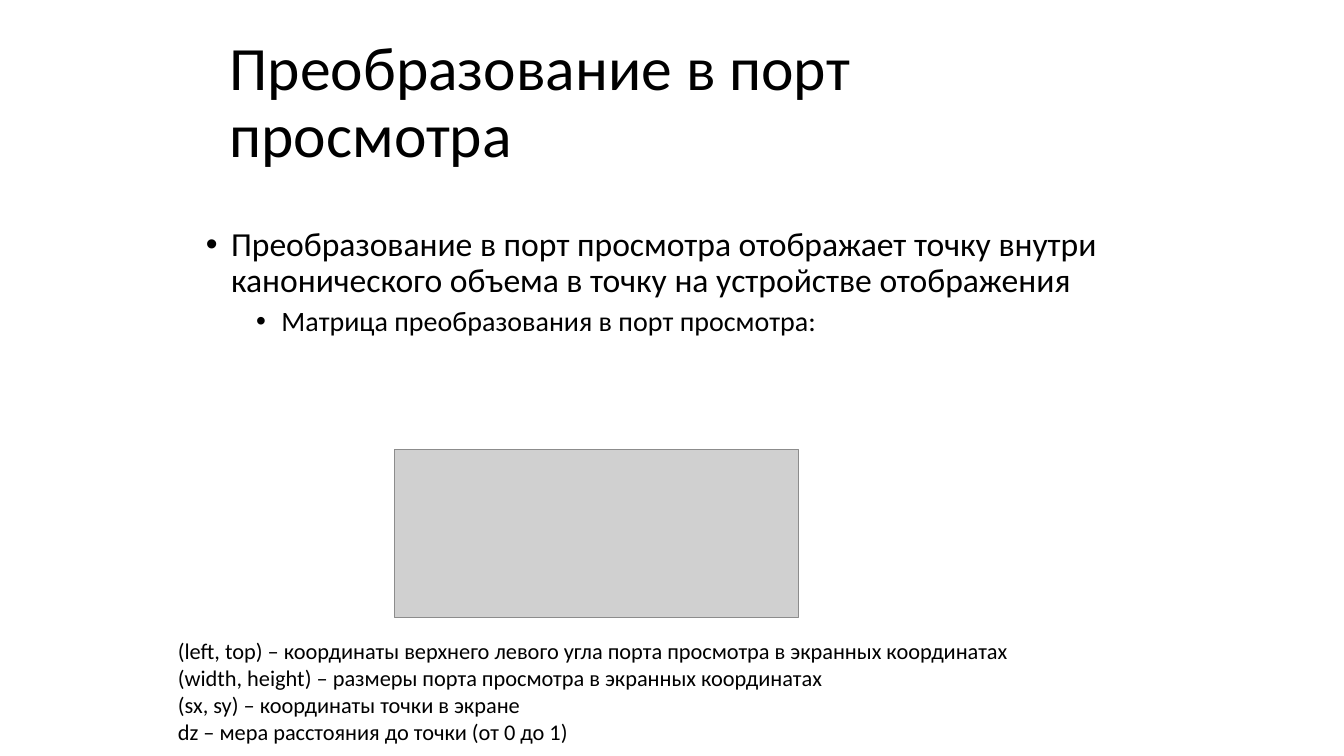
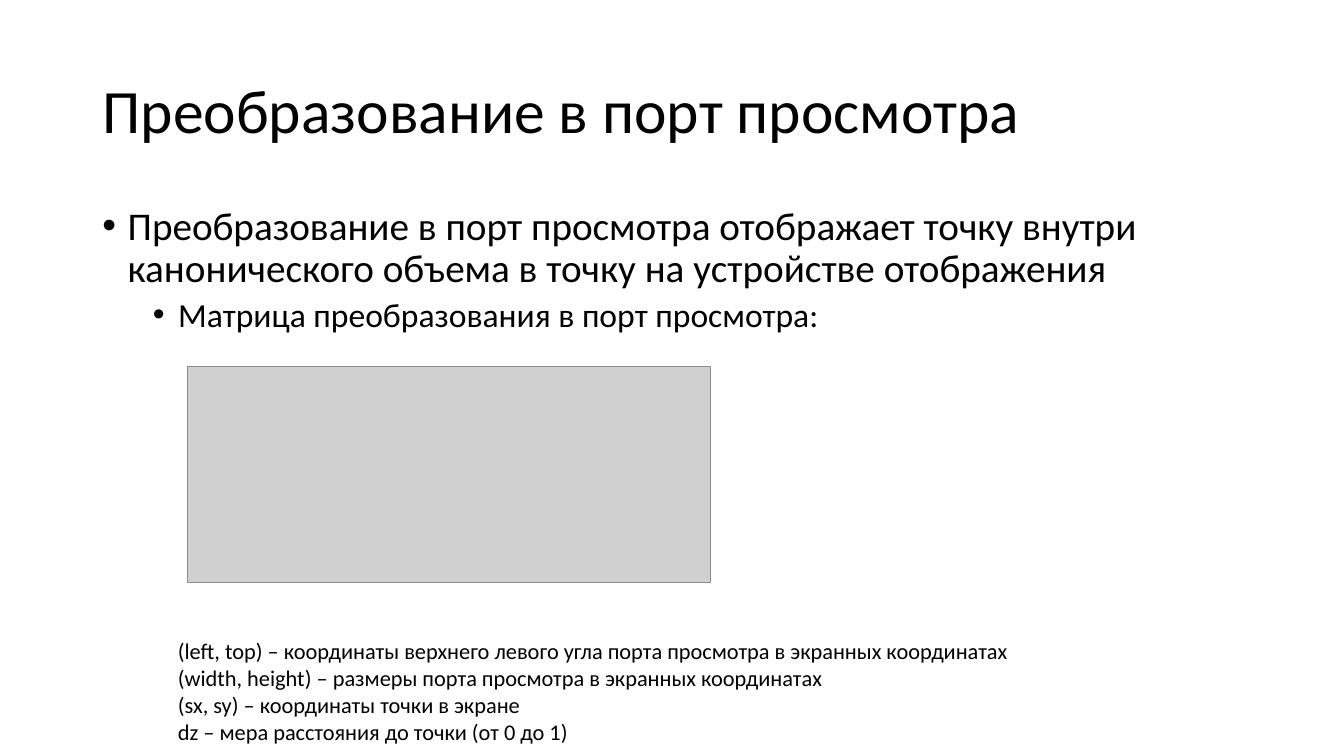
Before and after one commit to alexey-malov/cg-course, a slide deck: slide 159 of lectures/03 - Векторный анализ, трансформации и матрицы.pptx (slide 157 before the commit). Drawn at 1344x756 pixels with LibreOffice and Linux fonts; fonts in the diff are those of the drawing; grey boxes stand for pictures. Boxes give left, top, right and bottom in pixels: in the first picture for what was removed or moved away, otherwise in the second. Text is boxed around its words. In the diff, an @@ line names an element or a change of style, - is before the commit and + after.

```diff
--- a/lectures/03 - Векторный анализ, трансформации и матрицы.pptx
+++ b/lectures/03 - Векторный анализ, трансформации и матрицы.pptx
@@ title "Преобразование в порт просмотра" rewrapped from bbox=[230, 48, 850, 167] to bbox=[102, 91, 1019, 143] @@
@@ text "Преобразование в порт просмотра отображает ...": place and size @@
-text "Преобразование в порт просмотра отображает ..." at bbox=[231, 233, 1097, 336]
+text "Преобразование в порт просмотра отображает ..." at bbox=[128, 213, 1136, 333]
@@ text "Преобразование в порт просмотра отображает ..." at bbox=[128, 213, 1136, 333]: size 24 to 28 pt in "Преобразование в порт просмотра отображает точку внутри ..."; size 20 to 24 pt in "Матрица преобразования в порт просмотра:" @@
@@ picture added at bbox=[188, 366, 710, 583] @@
@@ picture removed at bbox=[394, 450, 800, 617] @@
```
Also in this commit, not shown: 14 other slides changed, 2 slides added, 1 other file.
